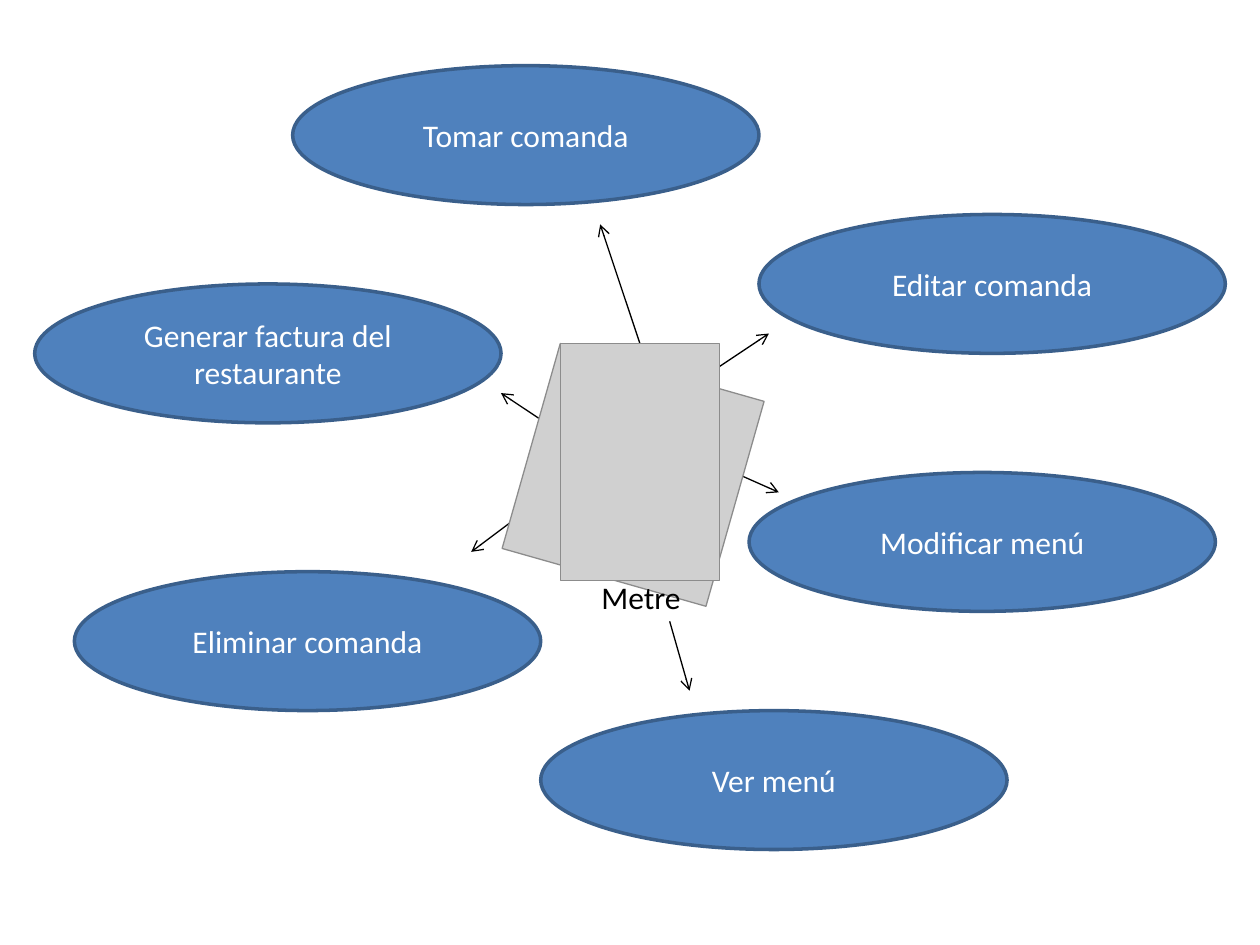
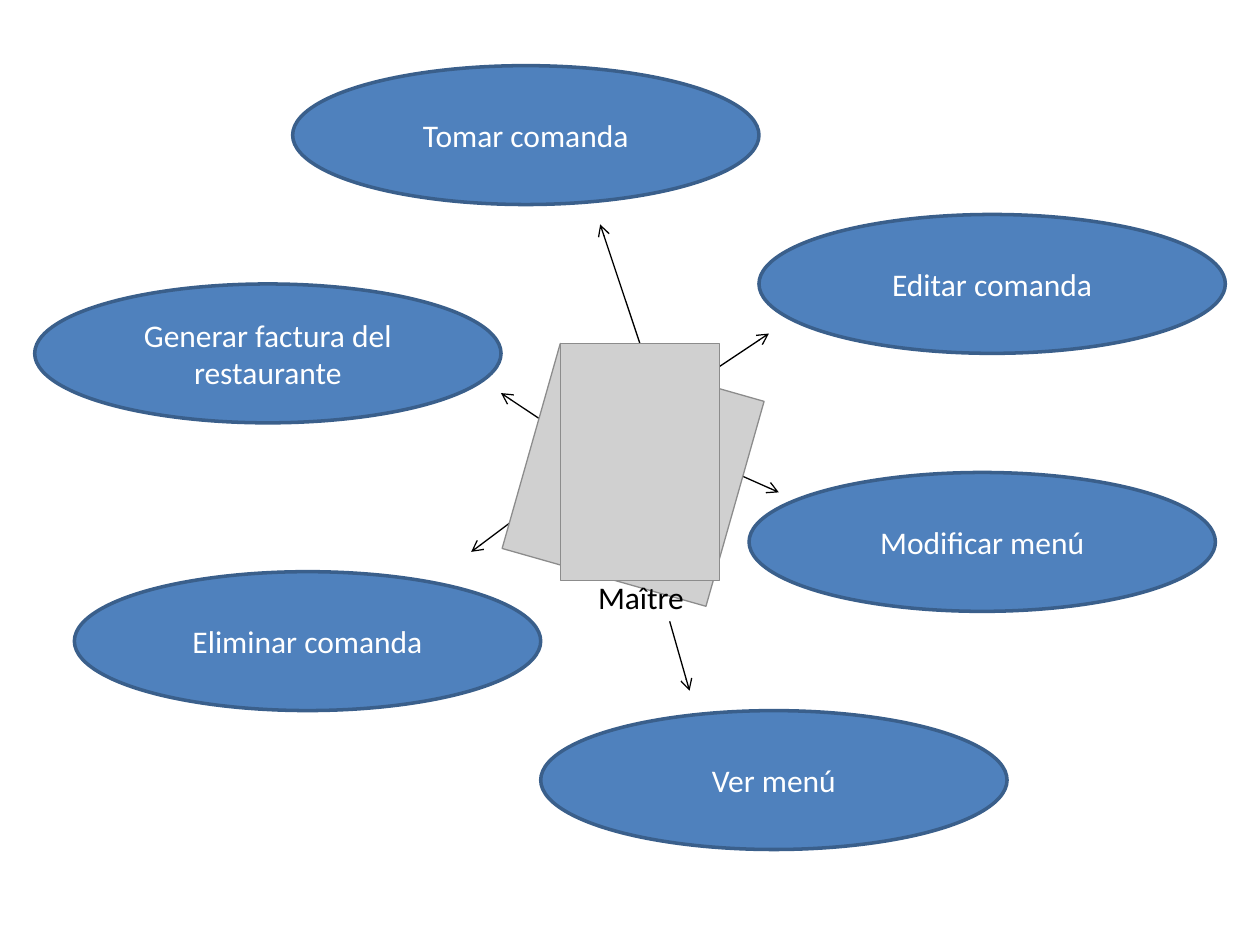
Before and after one commit to Ignacio-Iker-Prado-Rujas/is-hosteleria, a slide deck: slide 4 of CuartaEntrega/ModeloCasosDeUso/is.pptx. Drawn at 1260x945 pixels with LibreOffice and Linux fonts; fonts in the diff are those of the drawing; grey boxes stand for pictures. Boxes give left, top, right and bottom in pixels: in the first picture for what was removed or moved away, otherwise in the second. Text is boxed around its words. In the diff, an @@ line names an element or a change of style, - is before the commit and + after.

```diff
--- a/CuartaEntrega/ModeloCasosDeUso/is.pptx
+++ b/CuartaEntrega/ModeloCasosDeUso/is.pptx
@@ text at (598, 582, 684, 610): text changed @@
-Metre
+Maître
```
Also in this commit, not shown: 1 other slide changed.
